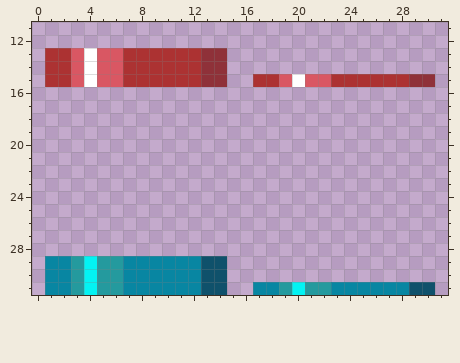
File history of a pixel-art file, Platformer/Content/groundSwitch.aseprite. The picture above was drawn from the file before the commit.
32x32 pixels, 1 frame. Shown: x 0..31, y 11..31.
Now the later version:
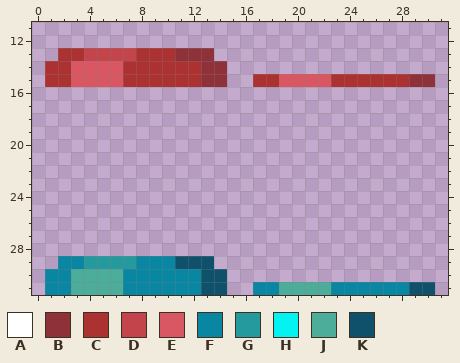
Palette (. is transparent): A #ffffff  B #8f3139  C #ac3232  D #c3454b  E #d95763  F #0886a2  G #249a9e  H #03f3f3  J #4cae9a  K #0f516b
Edits made:
Colour B replaces colour C in row 13 at x 11 to 12.
Colour C replaces colour E in row 13 at x 3.
Colour D replaces colour A in row 13 at x 4.
Colour D replaces colour C in row 13 at x 7.
Colour D replaces colour E in row 13 at x 5 to 6.
Colour E replaces colour A in row 14 at x 4; in row 15 at x 4 and 20.
Colour F replaces colour G in row 29 at x 3.
Colour G replaces colour F in row 29 at x 7.
Colour G replaces colour H in row 29 at x 4.
Colour J replaces colour G in row 30 at x 3 and 5 to 6; in row 31 at x 3, 5 to 6, 19 and 21 to 22.
Colour J replaces colour H in row 30 at x 4; in row 31 at x 4 and 20.
Colour K replaces colour F in row 29 at x 11 to 12.
The edit erases colour B in row 13 at x 14.
The edit erases colour C in row 13 at x 1.
The edit erases colour F in row 29 at x 1.
The edit erases colour K in row 29 at x 14.
Changed places in both pictures, as pixel boxes (x1, y1, x2, y2):
changed: (45, 48, 227, 87)
changed: (292, 74, 305, 87)
changed: (45, 256, 227, 295)
changed: (279, 282, 331, 295)
